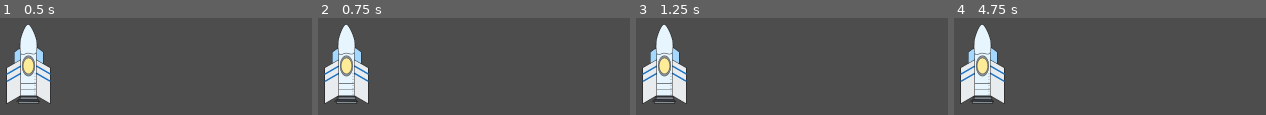
Above: before the commit, frames 1-4 (left to right).
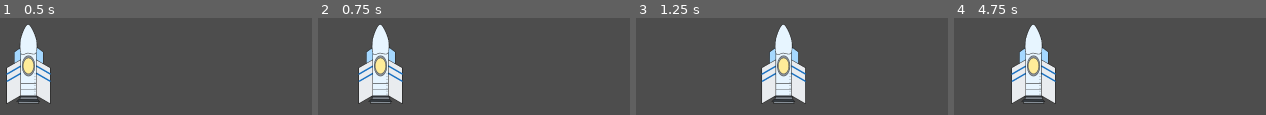
Above: after the commit, the same moments.

Repository: mromphf/nuke-ufos
Game: Godot game, scene res://scenes/main.tscn
Same seed, same stepped clock (60 frames per second), same inputs: the game is played once before the commit and once after it.
Inputs:
- Up to frame 1 (0.5 s): no input
- Up to frame 2 (0.75 s): tap Enter at 0.5 s; hold D (move_right) from 0.53 s (still down)
- Up to frame 3 (1.25 s): keep holding D (move_right)
- Up to frame 4 (4.75 s): release D (move_right) at 1.28 s; hold S (move_down) 1.28-2.03 s; tap Space at 2 s; hold D (move_right) 2.03-2.78 s; tap Enter at 2.75 s; hold W (move_up) 2.78-3.53 s; hold Left (move_left) from 3.53 s (still down)

Frame 1 is identical in both runs. In frame 2, 14% of the frame differs, in the area x 1-28%, y 7-89%; in frame 3, 15%; in frame 4, 16%, in the area x 1-33%, y 7-89%.

Commit message:
Script un-clamped player movement.

Diff:
--- a/scenes/player.tscn
+++ b/scenes/player.tscn
@@ -1,5 +1,6 @@
-[gd_scene load_steps=3 format=3 uid="uid://04l32t5knkbw"]
+[gd_scene load_steps=4 format=3 uid="uid://04l32t5knkbw"]
 
+[ext_resource type="Script" path="res://scripts/player.gd" id="1_ficju"]
 [ext_resource type="Texture2D" uid="uid://b4uh1qwin86vx" path="res://imgs/ship01.svg" id="1_kuxae"]
 
 [sub_resource type="CapsuleShape2D" id="CapsuleShape2D_ppmw3"]
@@ -7,6 +8,7 @@
 height = 200.0
 
 [node name="Player" type="Area2D"]
+script = ExtResource("1_ficju")
 
 [node name="Sprite" type="Sprite2D" parent="."]
 scale = Vector2(0.75, 0.75)
--- /dev/null
+++ b/scripts/player.gd
@@ -0,0 +1,23 @@
+extends Area2D
+
+var _SPEED = 400
+
+func _ready():
+	pass
+
+func _process(delta):
+	var velocity = Vector2.ZERO
+
+	if Input.is_action_pressed(&"move_up"):
+		velocity.y -= 1
+	if Input.is_action_pressed(&"move_down"):
+		velocity.y += 1
+	if Input.is_action_pressed(&"move_left"):
+		velocity.x -= 1
+	if Input.is_action_pressed(&"move_right"):
+		velocity.x += 1
+
+	if velocity.length() > 0:
+		velocity = velocity.normalized() * _SPEED
+
+	position += velocity * delta
